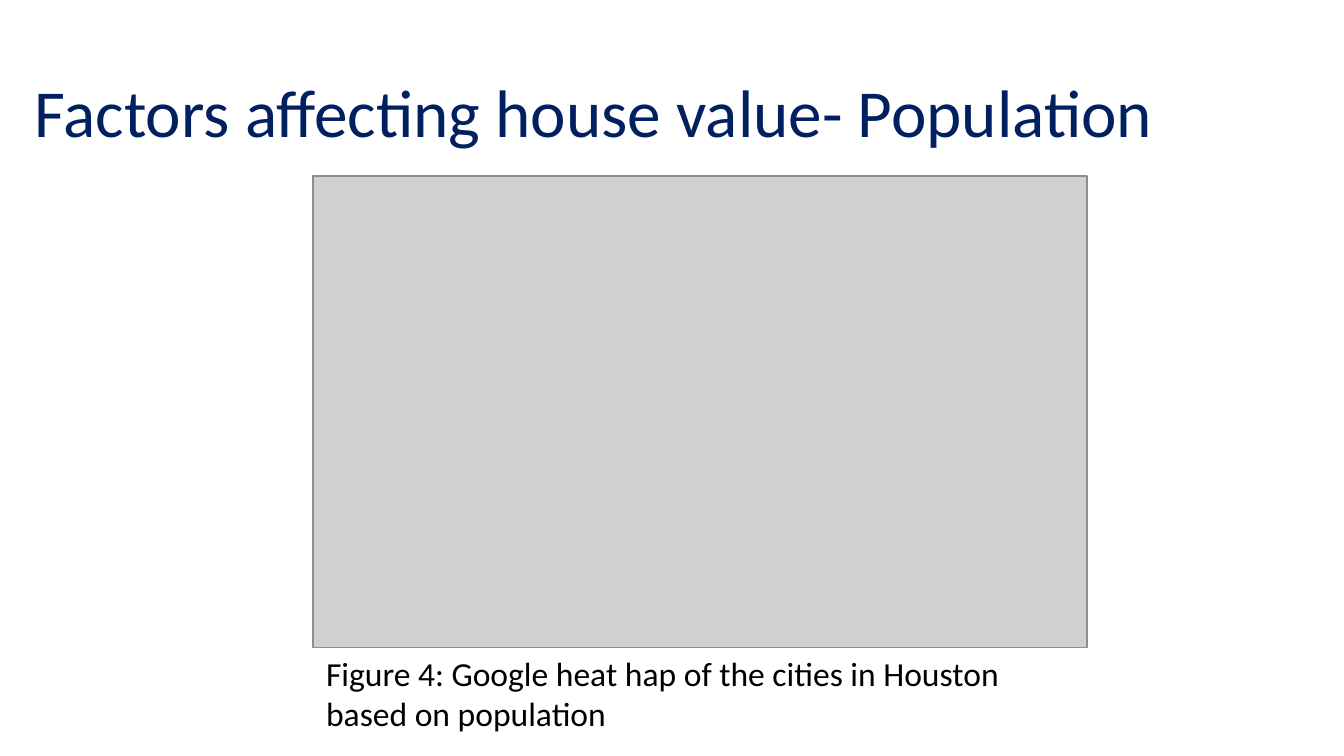
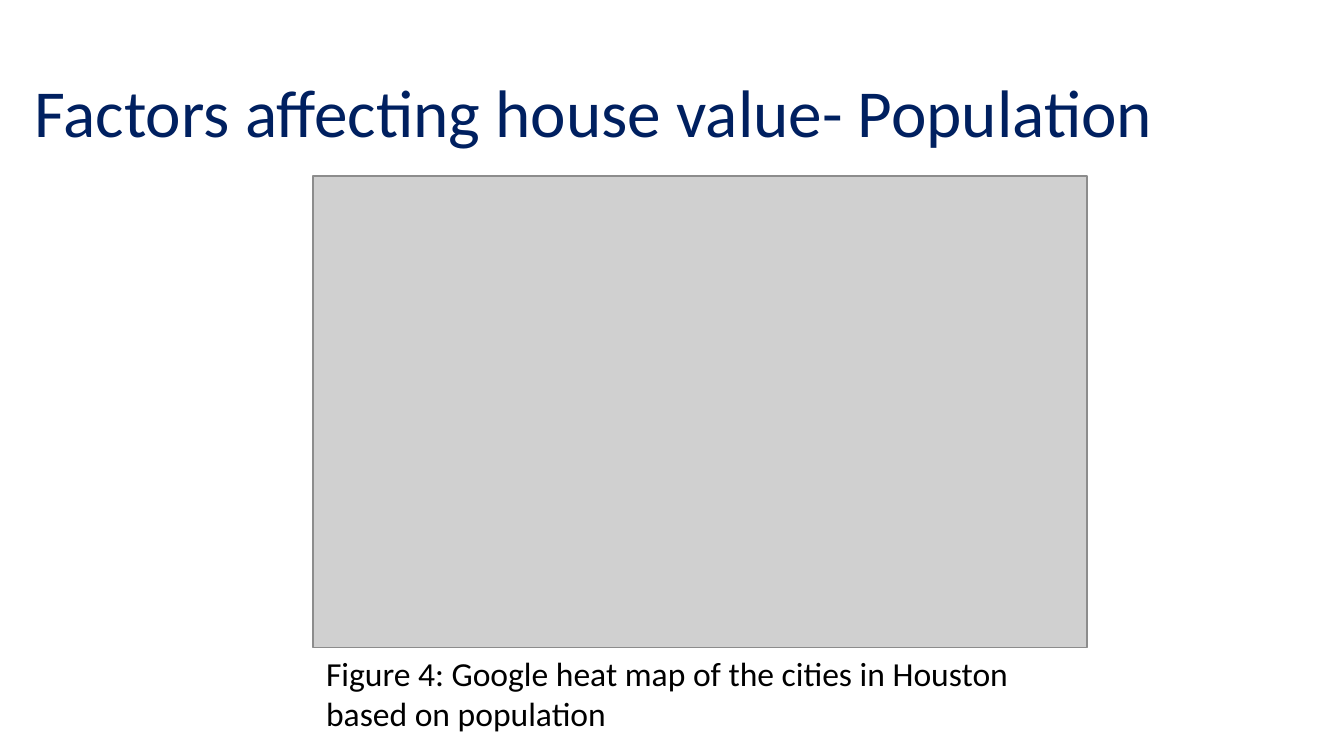
Before and after one commit to sincekara/Project-1_Factors-Affecting-House-Values-in-Houston-TX, a slide deck: slide 25 of Presentation_Project1_Group4_HousingMaster.pptx. Drawn at 1344x756 pixels with LibreOffice and Linux fonts; fonts in the diff are those of the drawing; grey boxes stand for pictures; background and template pictures are left out. Boxes give left, top, right and bottom in pixels: in the first picture for what was removed or moved away, otherwise in the second. Text is boxed around its words. In the diff, an @@ line names an element or a change of style, - is before the commit and + after.

Commit message:
Factors affecting house values in Houston

```diff
--- a/Presentation_Project1_Group4_HousingMaster.pptx
+++ b/Presentation_Project1_Group4_HousingMaster.pptx
@@ text at bbox=[326, 662, 1008, 732]: text changed @@
-Figure 4: Google heat hap of the cities in Houston based on population
+Figure 4: Google heat map of the cities in Houston based on population
```
Also in this commit, not shown: 3 other files.
